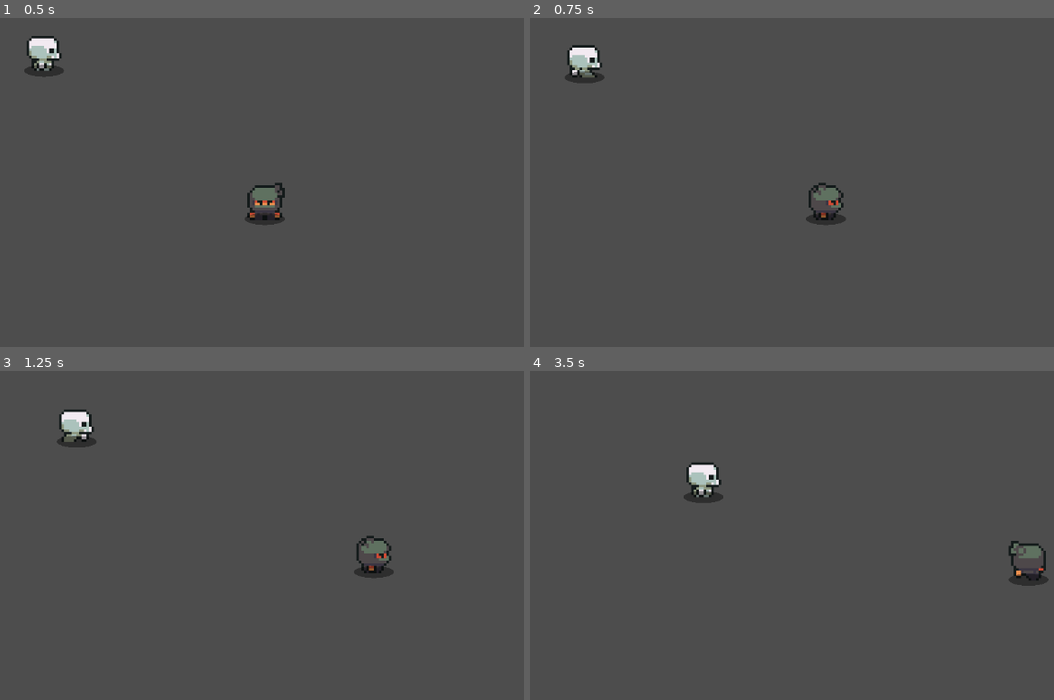
Above: before the commit, frames 1-4 (two rows, left to right).
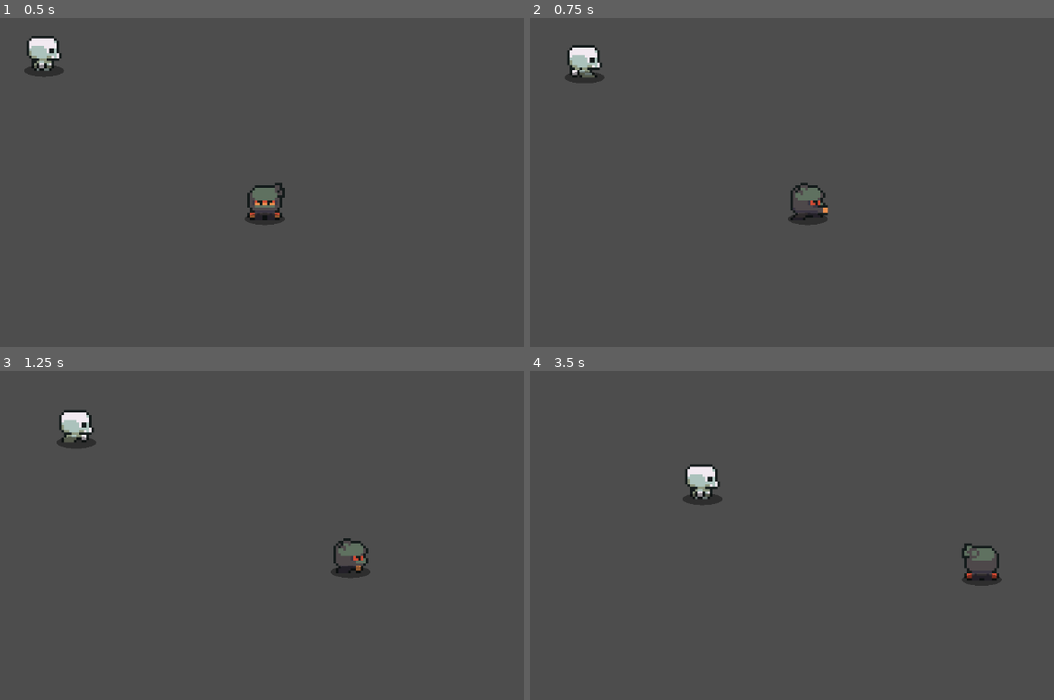
Above: after the commit, the same moments.

Repository: JanPinol/pv-p2-godot
Game: Godot game, scene res://scenes/Main.tscn
Same seed, same stepped clock (60 frames per second), same inputs: the game is played once before the commit and once after it.
Inputs:
- Up to frame 1 (0.5 s): no input
- Up to frame 2 (0.75 s): hold Right (ui_right) from 0.53 s (still down); tap Space (attack, bound only after the commit) at 0.6 s
- Up to frame 3 (1.25 s): keep holding Right (ui_right)
- Up to frame 4 (3.5 s): release Right (ui_right) at 1.28 s; hold Down (ui_down) 1.28-2.03 s; tap Space (attack, bound only after the commit) at 1.35, 2.1, 2.85 s; hold Right (ui_right) 2.03-2.78 s; hold Up (ui_up) from 2.78 s (still down)

Frame 1 is identical in both runs. In frame 2, 0.8% of the frame differs, in the area x 8-61%, y 16-63%; in frame 3, 1.0%; in frame 4, 1.5%, in the area x 29-99%, y 27-66%.

Commit message:
Feature: Player directional melee attack with hitbox

Diff:
--- a/project.godot
+++ b/project.godot
@@ -77,3 +77,8 @@
 , Object(InputEventKey,"resource_local_to_scene":false,"resource_name":"","device":-1,"window_id":0,"alt_pressed":false …(183 unchanged characters)…
 ]
 }
+attack={
+"deadzone": 0.2,
+"events": [Object(InputEventKey,"resource_local_to_scene":false,"resource_name":"","device":-1,"window_id":0,"alt_pressed":false,"shift_pressed":false,"ctrl_pressed":false,"meta_pressed":false,"pressed":false,"keycode":0,"physical_keycode":32,"key_label":0,"unicode":32,"location":0,"echo":false,"script":null)
+]
+}
--- a/scenes/Enemy.tscn
+++ b/scenes/Enemy.tscn
@@ -142,7 +142,8 @@
 [sub_resource type="RectangleShape2D" id="RectangleShape2D_55jtl"]
 size = Vector2(13, 13)
 
-[node name="Enemy" type="Area2D"]
+[node name="Enemy" type="Area2D" groups=["enemies"]]
+collision_layer = 2
 script = ExtResource("1_55jtl")
 
 [node name="AnimatedSprite2D" type="AnimatedSprite2D" parent="."]
--- a/scenes/Player.tscn
+++ b/scenes/Player.tscn
@@ -1,10 +1,27 @@
-[gd_scene load_steps=27 format=3 uid="uid://ioji5rylobdu"]
+[gd_scene load_steps=33 format=3 uid="uid://ioji5rylobdu"]
 
 [ext_resource type="Script" uid="uid://beqhlytbesgt6" path="res://scripts/player.gd" id="1_v6fml"]
 [ext_resource type="Texture2D" uid="uid://cjeend7ssx6p0" path="res://sprites/NinjaDark/Idle.png" id="2_3li8b"]
+[ext_resource type="Texture2D" uid="uid://fstm2u4fd5m4" path="res://sprites/NinjaDark/Attack.png" id="2_qu4a1"]
 [ext_resource type="Texture2D" uid="uid://cy67xadhi0htj" path="res://sprites/NinjaDark/Walk.png" id="3_mdl7e"]
 [ext_resource type="Script" uid="uid://d1it706dmd8mh" path="res://scripts/shadow.gd" id="4_mdl7e"]
 
+[sub_resource type="AtlasTexture" id="AtlasTexture_viqgg"]
+atlas = ExtResource("2_qu4a1")
+region = Rect2(0, 0, 16, 16)
+
+[sub_resource type="AtlasTexture" id="AtlasTexture_fgkxt"]
+atlas = ExtResource("2_qu4a1")
+region = Rect2(32, 0, 16, 16)
+
+[sub_resource type="AtlasTexture" id="AtlasTexture_xsi7p"]
+atlas = ExtResource("2_qu4a1")
+region = Rect2(48, 0, 16, 16)
+
+[sub_resource type="AtlasTexture" id="AtlasTexture_1jpwa"]
+atlas = ExtResource("2_qu4a1")
+region = Rect2(16, 0, 16, 16)
+
 [sub_resource type="AtlasTexture" id="AtlasTexture_qu4a1"]
 atlas = ExtResource("2_3li8b")
 region = Rect2(0, 0, 16, 16)
@@ -89,6 +106,38 @@
 animations = [{
 "frames": [{
 "duration": 1.0,
+"texture": SubResource("AtlasTexture_viqgg")
+}],
+"loop": true,
+"name": &"attack_down",
+"speed": 5.0
+}, {
+"frames": [{
+"duration": 1.0,
+"texture": SubResource("AtlasTexture_fgkxt")
+}],
+"loop": true,
+"name": &"attack_left",
+"speed": 5.0
+}, {
+"frames": [{
+"duration": 1.0,
+"texture": SubResource("AtlasTexture_xsi7p")
+}],
+"loop": true,
+"name": &"attack_right",
+"speed": 5.0
+}, {
+"frames": [{
+"duration": 1.0,
+"texture": SubResource("AtlasTexture_1jpwa")
+}],
+"loop": true,
+"name": &"attack_up",
+"speed": 5.0
+}, {
+"frames": [{
+"duration": 1.0,
 "texture": SubResource("AtlasTexture_qu4a1")
 }, {
 "duration": 1.0,
@@ -174,7 +223,9 @@
 }]
 
 [sub_resource type="RectangleShape2D" id="RectangleShape2D_mdl7e"]
-size = Vector2(56, 60)
+size = Vector2(43, 37)
+
+[sub_resource type="RectangleShape2D" id="RectangleShape2D_pfeki"]
 
 [node name="Player" type="CharacterBody2D" groups=["player"]]
 script = ExtResource("1_v6fml")
@@ -183,13 +234,22 @@
 texture_filter = 1
 scale = Vector2(4, 4)
 sprite_frames = SubResource("SpriteFrames_p0vlq")
-animation = &"walk_up"
+animation = &"attack_down"
 
 [node name="CollisionShape2D" type="CollisionShape2D" parent="."]
-position = Vector2(0, 2)
+position = Vector2(1.5, 5.5)
 shape = SubResource("RectangleShape2D_mdl7e")
 
 [node name="Shadow" type="Node2D" parent="."]
 script = ExtResource("4_mdl7e")
 base_radius = 16.0
 y_offset = 30.0
+
+[node name="AttackHitbox" type="Area2D" parent="."]
+collision_layer = 0
+collision_mask = 2
+
+[node name="CollisionShape2D" type="CollisionShape2D" parent="AttackHitbox"]
+position = Vector2(0, 1)
+shape = SubResource("RectangleShape2D_pfeki")
+disabled = true
--- a/scripts/enemy.gd
+++ b/scripts/enemy.gd
@@ -3,7 +3,9 @@
 @export var speed: float = 80.0
 @export var damage_amount: int = 10
 @export var damage_interval: float = 0.6
+@export var max_health: int = 50
 
+var health: int
 var player: CharacterBody2D
 var _last_damage_time: float = 0.0
 
@@ -11,7 +13,7 @@
 
 func _ready() -> void:
 	player = get_tree().get_first_node_in_group("player")
-
+	health = max_health
 
 func _physics_process(delta: float) -> void:
 	if player == null:
@@ -26,7 +28,6 @@
 
 	_check_damage()
 
-
 func _check_damage() -> void:
 	var now: float = Time.get_ticks_msec() / 1000.0
 
@@ -35,9 +36,17 @@
 			if now - _last_damage_time >= damage_interval:
 				body.damage(damage_amount)
 				_last_damage_time = now
-				print("Enemy hit the player! -", damage_amount, "HP")
 				break
 
+func take_damage(amount: int) -> void:
+	health -= amount
+	print("Enemy takes damage! Current health:", health)
+	if health <= 0:
+		die()
+
+func die() -> void:
+	print("Enemy died.")
+	queue_free()
 
 func _update_animation(dir: Vector2) -> void:
 	if abs(dir.x) > abs(dir.y):
--- a/scripts/player.gd
+++ b/scripts/player.gd
@@ -1,43 +1,103 @@
 extends CharacterBody2D
 
 @export var speed: float = 250.0
+@export var max_health: int = 100
+@export var attack_damage: int = 25
+@export var attack_duration: float = 0.15
 
-@export var max_health: int = 100
 var health: int
+var _is_attacking: bool = false
+var _attack_dir: Vector2 = Vector2.DOWN
 
 @onready var anim: AnimatedSprite2D = $AnimatedSprite2D
+@onready var attack_hitbox: Area2D = $AttackHitbox
+@onready var attack_shape: CollisionShape2D = $AttackHitbox/CollisionShape2D
 
 func _ready() -> void:
 	health = max_health
-
+	attack_shape.disabled = true
 
 func _physics_process(_delta: float) -> void:
 	var input_vector := Input.get_vector("ui_left", "ui_right", "ui_up", "ui_down")
 
-	velocity = input_vector * speed
+	velocity = Vector2.ZERO if _is_attacking else input_vector * speed
 	move_and_slide()
 
-	if input_vector == Vector2.ZERO:
-		anim.play("idle")
+	if Input.is_action_just_pressed("attack") and not _is_attacking:
+		_attack_dir = _get_attack_direction(input_vector)
+		_start_attack()
 		return
 
+	if not _is_attacking:
+		if input_vector == Vector2.ZERO:
+			anim.play("idle")
+		else:
+			_play_walk_animation(input_vector)
+
+func _get_attack_direction(input_vector: Vector2) -> Vector2:
+	if input_vector == Vector2.ZERO:
+		return Vector2.DOWN
+
 	if abs(input_vector.x) > abs(input_vector.y):
-		if input_vector.x > 0.0:
-			anim.play("walk_right")
-		else:
-			anim.play("walk_left")
+		return Vector2.RIGHT if input_vector.x > 0.0 else Vector2.LEFT
 	else:
-		if input_vector.y > 0.0:
-			anim.play("walk_down")
-		else:
-			anim.play("walk_up")
+		return Vector2.DOWN if input_vector.y > 0.0 else Vector2.UP
+
+func _start_attack() -> void:
+	_is_attacking = true
+	_play_attack_animation()
+
+	_position_attack_hitbox()
+	attack_shape.disabled = false
+
+	await get_tree().process_frame
+	_apply_attack_damage()
+
+	await get_tree().create_timer(attack_duration).timeout
+	attack_shape.disabled = true
+	_is_attacking = false
+
+func _play_walk_animation(dir: Vector2) -> void:
+	if abs(dir.x) > abs(dir.y):
+		anim.play("walk_right" if dir.x > 0.0 else "walk_left")
+	else:
+		anim.play("walk_down" if dir.y > 0.0 else "walk_up")
+
+func _play_attack_animation() -> void:
+	if _attack_dir == Vector2.RIGHT:
+		anim.play("attack_right")
+	elif _attack_dir == Vector2.LEFT:
+		anim.play("attack_left")
+	elif _attack_dir == Vector2.UP:
+		anim.play("attack_up")
+	else:
+		anim.play("attack_down")
+
+func _position_attack_hitbox() -> void:
+	var offset := Vector2.ZERO
+
+	if _attack_dir == Vector2.RIGHT:
+		offset = Vector2(38, 0)
+	elif _attack_dir == Vector2.LEFT:
+		offset = Vector2(-38, 0)
+	elif _attack_dir == Vector2.UP:
+		offset = Vector2(0, -38)
+	else:
+		offset = Vector2(0, 38)
+
+	attack_hitbox.position = offset
+
+func _apply_attack_damage() -> void:
+	for area in attack_hitbox.get_overlapping_areas():
+		if area.is_in_group("enemies") and area.has_method("take_damage"):
+			area.take_damage(attack_damage)
 
 func damage(amount: int) -> void:
 	health -= amount
-	print("Player damaged! Current HP:", health)
-
+	print("Player takes damage! Current health:", health)
 	if health <= 0:
 		die()
 
 func die() -> void:
-	print("PLAYER DEAD")
+	print("Player died.")
+	queue_free()
